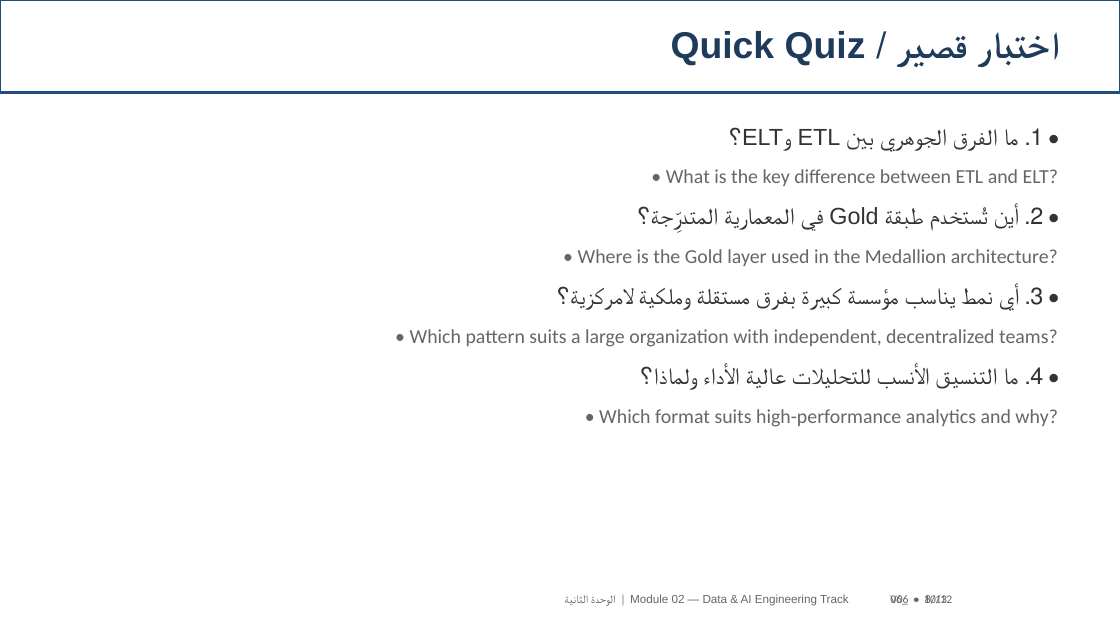
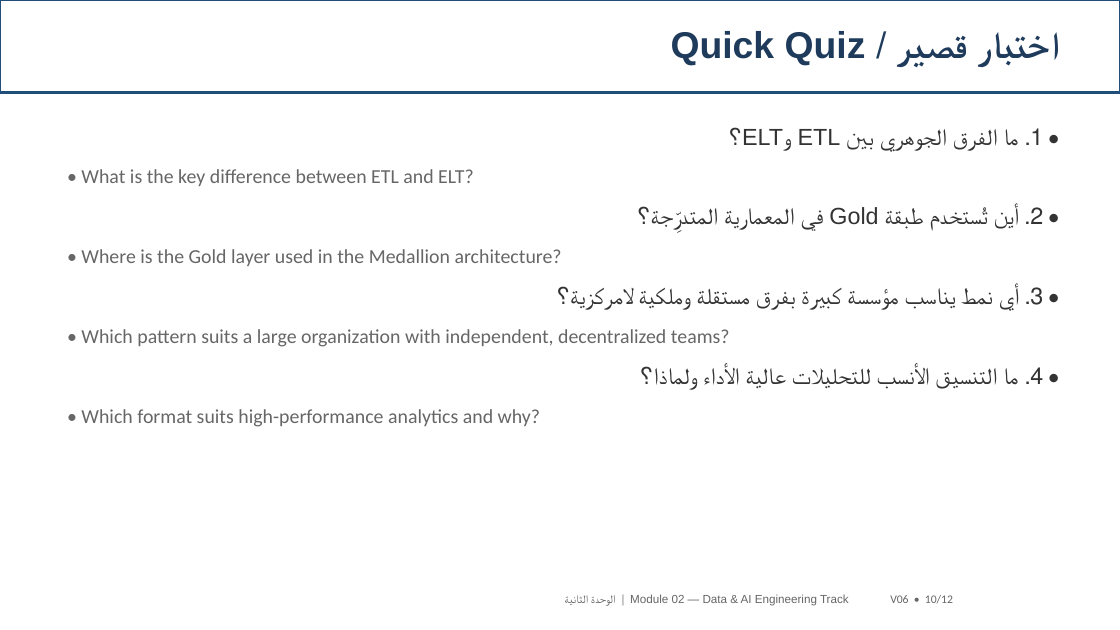
Before and after one commit to SAMeh-ZAGhloul/AI-Course, a slide deck: slide 10 of output/Module02_V06_Updated.pptx. Drawn at 1120x630 pixels with LibreOffice and Linux fonts; fonts in the diff are those of the drawing. Boxes give left, top, right and bottom in pixels: in the first picture for what was removed or moved away, otherwise in the second. Text is boxed around its words. In the diff, an @@ line names an element or a change of style, - is before the commit and + after.

```diff
--- a/output/Module02_V06_Updated.pptx
+++ b/output/Module02_V06_Updated.pptx
@@ text at [81,169,730,427]: alignment right to left @@
@@ text at [890,595,953,603]: text changed @@
-06_ • 10/12
+V06 • 10/12
@@ text removed at [890,595,947,605] @@
-V06 • 8/13
```
Also in this commit, not shown: 11 other slides changed, 10 other files.
